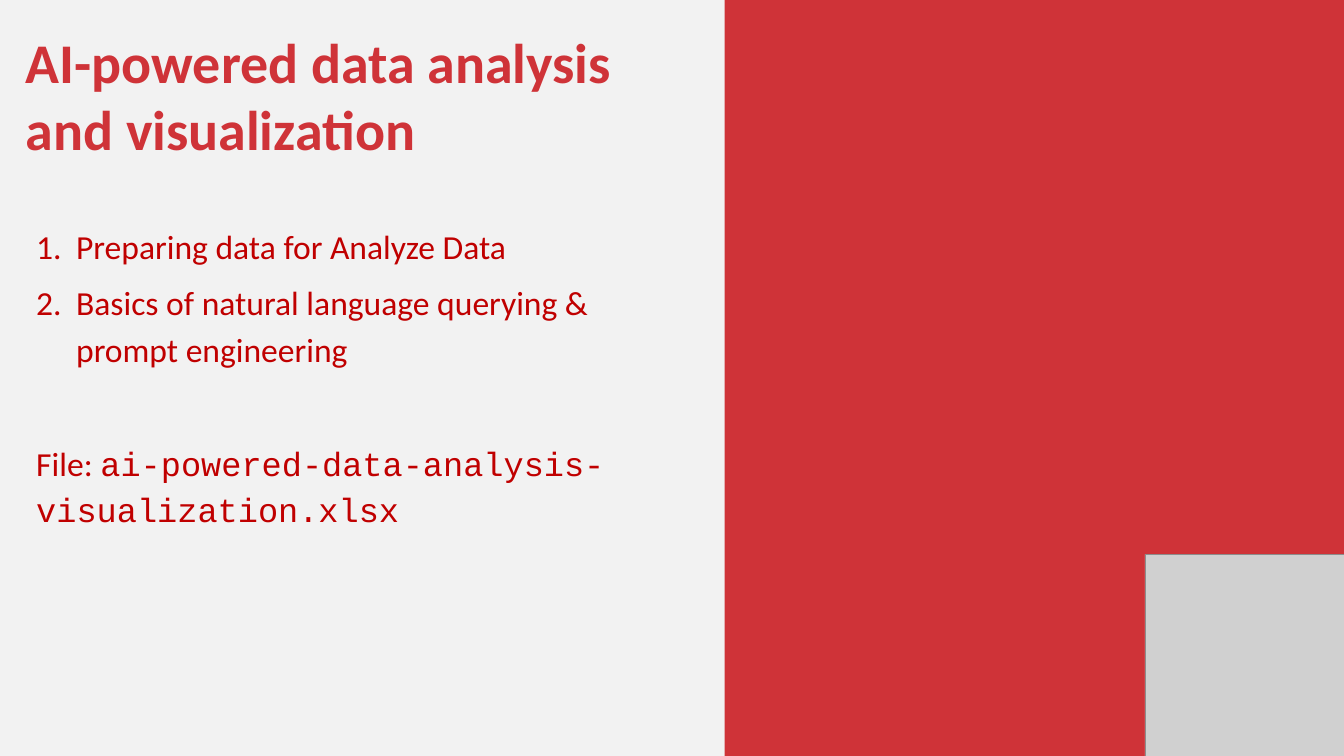
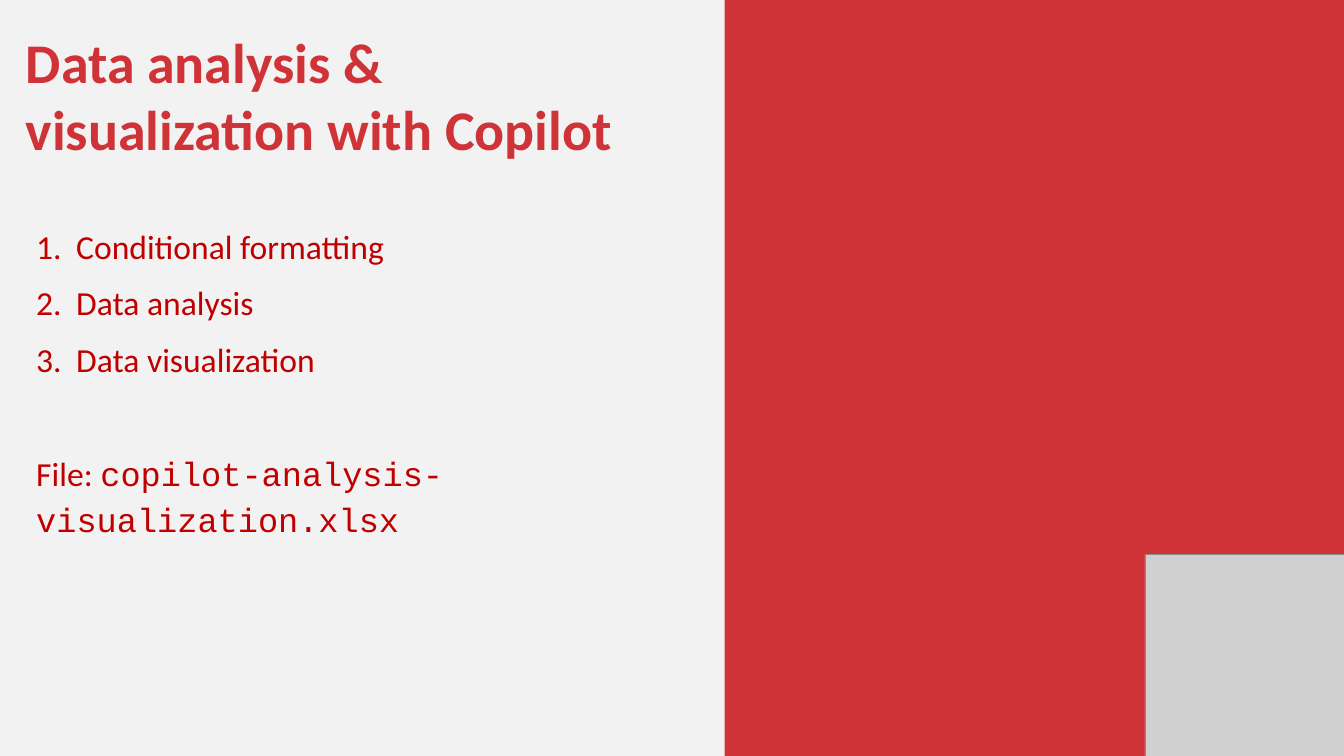
Before and after one commit to stringfestdata/xlgs-mc-2025, a slide deck: slide 15 of xlgs-analytics-2_0-slides.pptx. Drawn at 1344x756 pixels with LibreOffice and Linux fonts; fonts in the diff are those of the drawing; grey boxes stand for pictures. Boxes give left, top, right and bottom in pixels: in the first picture for what was removed or moved away, otherwise in the second. Text is boxed around its words. In the diff, an @@ line names an element or a change of style, - is before the commit and + after.

```diff
--- a/xlgs-analytics-2_0-slides.pptx
+++ b/xlgs-analytics-2_0-slides.pptx
@@ text at <box>26,43,612,533</box>: text changed @@
-AI-powered data analysis and visualization
-1. Preparing data for Analyze Data
-2. Basics of natural language querying & prompt engineering
-File: ai-powered-data-analysis-visualization.xlsx
+Data analysis & visualization with Copilot
+1. Conditional formatting
+2. Data analysis
+3. Data visualization
+File: copilot-analysis-visualization.xlsx
```
Also in this commit, not shown: 5 other slides changed, 25 other files.
